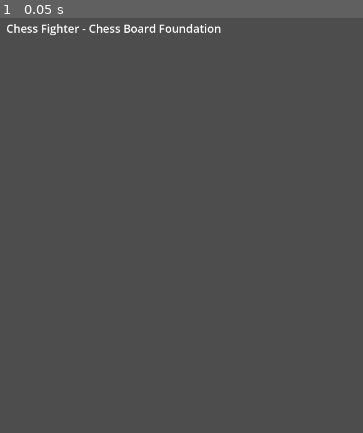
Above: before the commit, frame 1.
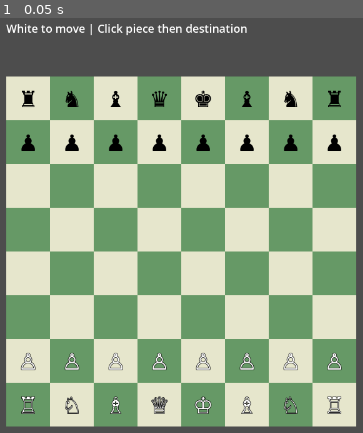
Above: after the commit, the same moment.

Repository: soapss/gamedev-sophiez-chess-fighter
Game: Godot game, scene res://src/scenes/Main.tscn
Two runs of this game, one before a commit and one after it. Both use one fixed random seed, a clock stepped at 60 frames per second and the inputs below.
Inputs:
- Up to frame 1 (0.05 s): no input

The runs differ from the first frame. In frame 1, 82% of the frame differs, in the area x 1-99%, y 1-99%.
Error before the commit: Parse Error: Could not resolve external class member "Color". (res://src/main.gd:15)

Commit message:
fix Godot 4.7: rename enum Color -> PieceColor (builtin conflict)
- Error at (4,1): The member 'Color' cannot have same name as builtin type in 4.7
- piece.gd: enum Color -> PieceColor
- Update all ChessPiece.Color references to ChessPiece.PieceColor
- Fix main.gd font_color overrides to use builtin Color.WHITE/BLACK not enum

Diff:
--- a/src/chess/board.gd
+++ b/src/chess/board.gd
@@ -23,29 +23,29 @@
 	_init_empty()
 	# Pawns
 	for x in range(8):
-		grid[1][x] = ChessPiece.new(ChessPiece.Type.PAWN, ChessPiece.Color.BLACK)
-		grid[6][x] = ChessPiece.new(ChessPiece.Type.PAWN, ChessPiece.Color.WHITE)
+		grid[1][x] = ChessPiece.new(ChessPiece.Type.PAWN, ChessPiece.PieceColor.BLACK)
+		grid[6][x] = ChessPiece.new(ChessPiece.Type.PAWN, ChessPiece.PieceColor.WHITE)
 	# Rooks
-	grid[0][0] = ChessPiece.new(ChessPiece.Type.ROOK, ChessPiece.Color.BLACK)
-	grid[0][7] = ChessPiece.new(ChessPiece.Type.ROOK, ChessPiece.Color.BLACK)
-	grid[7][0] = ChessPiece.new(ChessPiece.Type.ROOK, ChessPiece.Color.WHITE)
-	grid[7][7] = ChessPiece.new(ChessPiece.Type.ROOK, ChessPiece.Color.WHITE)
+	grid[0][0] = ChessPiece.new(ChessPiece.Type.ROOK, ChessPiece.PieceColor.BLACK)
+	grid[0][7] = ChessPiece.new(ChessPiece.Type.ROOK, ChessPiece.PieceColor.BLACK)
+	grid[7][0] = ChessPiece.new(ChessPiece.Type.ROOK, ChessPiece.PieceColor.WHITE)
+	grid[7][7] = ChessPiece.new(ChessPiece.Type.ROOK, ChessPiece.PieceColor.WHITE)
 	# Knights
-	grid[0][1] = ChessPiece.new(ChessPiece.Type.KNIGHT, ChessPiece.Color.BLACK)
-	grid[0][6] = ChessPiece.new(ChessPiece.Type.KNIGHT, ChessPiece.Color.BLACK)
-	grid[7][1] = ChessPiece.new(ChessPiece.Type.KNIGHT, ChessPiece.Color.WHITE)
-	grid[7][6] = ChessPiece.new(ChessPiece.Type.KNIGHT, ChessPiece.Color.WHITE)
+	grid[0][1] = ChessPiece.new(ChessPiece.Type.KNIGHT, ChessPiece.PieceColor.BLACK)
+	grid[0][6] = ChessPiece.new(ChessPiece.Type.KNIGHT, ChessPiece.PieceColor.BLACK)
+	grid[7][1] = ChessPiece.new(ChessPiece.Type.KNIGHT, ChessPiece.PieceColor.WHITE)
+	grid[7][6] = ChessPiece.new(ChessPiece.Type.KNIGHT, ChessPiece.PieceColor.WHITE)
 	# Bishops
-	grid[0][2] = ChessPiece.new(ChessPiece.Type.BISHOP, ChessPiece.Color.BLACK)
-	grid[0][5] = ChessPiece.new(ChessPiece.Type.BISHOP, ChessPiece.Color.BLACK)
-	grid[7][2] = ChessPiece.new(ChessPiece.Type.BISHOP, ChessPiece.Color.WHITE)
-	grid[7][5] = ChessPiece.new(ChessPiece.Type.BISHOP, ChessPiece.Color.WHITE)
+	grid[0][2] = ChessPiece.new(ChessPiece.Type.BISHOP, ChessPiece.PieceColor.BLACK)
+	grid[0][5] = ChessPiece.new(ChessPiece.Type.BISHOP, ChessPiece.PieceColor.BLACK)
+	grid[7][2] = ChessPiece.new(ChessPiece.Type.BISHOP, ChessPiece.PieceColor.WHITE)
+	grid[7][5] = ChessPiece.new(ChessPiece.Type.BISHOP, ChessPiece.PieceColor.WHITE)
 	# Queens
-	grid[0][3] = ChessPiece.new(ChessPiece.Type.QUEEN, ChessPiece.Color.BLACK)
-	grid[7][3] = ChessPiece.new(ChessPiece.Type.QUEEN, ChessPiece.Color.WHITE)
+	grid[0][3] = ChessPiece.new(ChessPiece.Type.QUEEN, ChessPiece.PieceColor.BLACK)
+	grid[7][3] = ChessPiece.new(ChessPiece.Type.QUEEN, ChessPiece.PieceColor.WHITE)
 	# Kings
-	grid[0][4] = ChessPiece.new(ChessPiece.Type.KING, ChessPiece.Color.BLACK)
-	grid[7][4] = ChessPiece.new(ChessPiece.Type.KING, ChessPiece.Color.WHITE)
+	grid[0][4] = ChessPiece.new(ChessPiece.Type.KING, ChessPiece.PieceColor.BLACK)
+	grid[7][4] = ChessPiece.new(ChessPiece.Type.KING, ChessPiece.PieceColor.WHITE)
 
 func get_piece(pos: Vector2i) -> ChessPiece:
 	if not _in_bounds(pos):
@@ -73,7 +73,7 @@
 	nb.white_to_move = white_to_move
 	return nb
 
-func find_king(color: ChessPiece.Color) -> Vector2i:
+func find_king(color: ChessPiece.PieceColor) -> Vector2i:
 	for y in range(8):
 		for x in range(8):
 			var p = grid[y][x]
@@ -100,7 +100,7 @@
 
 	match piece.type:
 		ChessPiece.Type.PAWN:
-			var dir = -1 if piece.color == ChessPiece.Color.WHITE else 1
+			var dir = -1 if piece.color == ChessPiece.PieceColor.WHITE else 1
 			if dy == dir and abs(dx) == 1:
 				return true
 			return false
@@ -122,7 +122,7 @@
 			return abs(dx) <=1 and abs(dy) <=1
 	return false
 
-func is_square_attacked(pos: Vector2i, by_color: ChessPiece.Color) -> bool:
+func is_square_attacked(pos: Vector2i, by_color: ChessPiece.PieceColor) -> bool:
 	for y in range(8):
 		for x in range(8):
 			var p = grid[y][x]
@@ -131,7 +131,7 @@
 					return true
 	return false
 
-func generate_pseudo_legal_moves(color: ChessPiece.Color) -> Array[ChessMove]:
+func generate_pseudo_legal_moves(color: ChessPiece.PieceColor) -> Array[ChessMove]:
 	var moves: Array[ChessMove] = []
 	for y in range(8):
 		for x in range(8):
@@ -149,8 +149,8 @@
 
 	match piece.type:
 		ChessPiece.Type.PAWN:
-			var dir = -1 if piece.color == ChessPiece.Color.WHITE else 1
-			var start_rank = 6 if piece.color == ChessPiece.Color.WHITE else 1
+			var dir = -1 if piece.color == ChessPiece.PieceColor.WHITE else 1
+			var start_rank = 6 if piece.color == ChessPiece.PieceColor.WHITE else 1
 
 			# forward 1
 			var one = Vector2i(x, y + dir)
@@ -253,8 +253,8 @@
 
 	return moves
 
-func _can_castle_kingside(color: ChessPiece.Color) -> bool:
-	var rank = 7 if color == ChessPiece.Color.WHITE else 0
+func _can_castle_kingside(color: ChessPiece.PieceColor) -> bool:
+	var rank = 7 if color == ChessPiece.PieceColor.WHITE else 0
 	var king_pos = Vector2i(4, rank)
 	var king = get_piece(king_pos)
 	if king == null or king.has_moved:
@@ -267,15 +267,15 @@
 	if get_piece(Vector2i(5,rank)) != null or get_piece(Vector2i(6,rank)) != null:
 		return false
 	# king not in check, and intermediate squares not attacked
-	var opp = ChessPiece.Color.BLACK if color==ChessPiece.Color.WHITE else ChessPiece.Color.WHITE
+	var opp = ChessPiece.PieceColor.BLACK if color==ChessPiece.PieceColor.WHITE else ChessPiece.PieceColor.WHITE
 	if is_square_attacked(king_pos, opp):
 		return false
 	if is_square_attacked(Vector2i(5,rank), opp) or is_square_attacked(Vector2i(6,rank), opp):
 		return false
 	return true
 
-func _can_castle_queenside(color: ChessPiece.Color) -> bool:
-	var rank = 7 if color == ChessPiece.Color.WHITE else 0
+func _can_castle_queenside(color: ChessPiece.PieceColor) -> bool:
+	var rank = 7 if color == ChessPiece.PieceColor.WHITE else 0
 	var king_pos = Vector2i(4, rank)
 	var king = get_piece(king_pos)
 	if king == null or king.has_moved:
@@ -286,14 +286,14 @@
 		return false
 	if get_piece(Vector2i(1,rank)) != null or get_piece(Vector2i(2,rank)) != null or get_piece(Vector2i(3,rank)) != null:
 		return false
-	var opp = ChessPiece.Color.BLACK if color==ChessPiece.Color.WHITE else ChessPiece.Color.WHITE
+	var opp = ChessPiece.PieceColor.BLACK if color==ChessPiece.PieceColor.WHITE else ChessPiece.PieceColor.WHITE
 	if is_square_attacked(king_pos, opp):
 		return false
 	if is_square_attacked(Vector2i(3,rank), opp) or is_square_attacked(Vector2i(2,rank), opp):
 		return false
 	return true
 
-func generate_legal_moves(color: ChessPiece.Color) -> Array[ChessMove]:
+func generate_legal_moves(color: ChessPiece.PieceColor) -> Array[ChessMove]:
 	var pseudo = generate_pseudo_legal_moves(color)
 	var legal: Array[ChessMove] = []
 	for m in pseudo:
@@ -302,7 +302,7 @@
 		var king_pos = copy.find_king(color)
 		if king_pos.x == -1:
 			continue
-		var opp = ChessPiece.Color.BLACK if color==ChessPiece.Color.WHITE else ChessPiece.Color.WHITE
+		var opp = ChessPiece.PieceColor.BLACK if color==ChessPiece.PieceColor.WHITE else ChessPiece.PieceColor.WHITE
 		if not copy.is_square_attacked(king_pos, opp):
 			legal.append(m)
 	return legal
@@ -314,7 +314,7 @@
 
 	# handle en passant capture
 	if move.is_en_passant:
-		var dir = -1 if piece.color == ChessPiece.Color.WHITE else 1
+		var dir = -1 if piece.color == ChessPiece.PieceColor.WHITE else 1
 		# Actually en passant target is the square moved to, captured pawn is behind
 		var captured_pos = Vector2i(move.to.x, move.to.y - dir)
 		set_piece(captured_pos, null)
@@ -357,7 +357,7 @@
 	if piece.type == ChessPiece.Type.PAWN and abs(move.to.y - move.from.y) == 2:
 		en_passant_target = Vector2i(move.from.x, (move.from.y + move.to.y)/2)
 
-func evaluate(color: ChessPiece.Color) -> int:
+func evaluate(color: ChessPiece.PieceColor) -> int:
 	var score = 0
 	for y in range(8):
 		for x in range(8):
@@ -367,30 +367,30 @@
 			var val = p.get_material_value()
 			# small positional bonus for pawns advancing
 			if p.type == ChessPiece.Type.PAWN:
-				var bonus = (7 - y) if p.color == ChessPiece.Color.WHITE else y
+				var bonus = (7 - y) if p.color == ChessPiece.PieceColor.WHITE else y
 				val += bonus * 5
-			if p.color == ChessPiece.Color.WHITE:
+			if p.color == ChessPiece.PieceColor.WHITE:
 				score += val
 			else:
 				score -= val
-	if color == ChessPiece.Color.WHITE:
+	if color == ChessPiece.PieceColor.WHITE:
 		return score
 	else:
 		return -score
 
-func is_check(color: ChessPiece.Color) -> bool:
+func is_check(color: ChessPiece.PieceColor) -> bool:
 	var kpos = find_king(color)
 	if kpos.x == -1:
 		return false
-	var opp = ChessPiece.Color.BLACK if color==ChessPiece.Color.WHITE else ChessPiece.Color.WHITE
+	var opp = ChessPiece.PieceColor.BLACK if color==ChessPiece.PieceColor.WHITE else ChessPiece.PieceColor.WHITE
 	return is_square_attacked(kpos, opp)
 
-func is_checkmate(color: ChessPiece.Color) -> bool:
+func is_checkmate(color: ChessPiece.PieceColor) -> bool:
 	if not is_check(color):
 		return false
 	return generate_legal_moves(color).size() == 0
 
-func is_stalemate(color: ChessPiece.Color) -> bool:
+func is_stalemate(color: ChessPiece.PieceColor) -> bool:
 	if is_check(color):
 		return false
 	return generate_legal_moves(color).size() == 0
--- a/src/chess/piece.gd
+++ b/src/chess/piece.gd
@@ -1,13 +1,13 @@
 class_name ChessPiece
 
 enum Type { PAWN, KNIGHT, BISHOP, ROOK, QUEEN, KING }
-enum Color { WHITE, BLACK }
+enum PieceColor { WHITE, BLACK }
 
 var type: Type
-var color: Color
+var color: PieceColor
 var has_moved: bool = false
 
-func _init(p_type: Type = Type.PAWN, p_color: Color = Color.WHITE):
+func _init(p_type: Type = Type.PAWN, p_color: PieceColor = PieceColor.WHITE):
 	type = p_type
 	color = p_color
 
@@ -22,7 +22,7 @@
 	return "?"
 
 func get_unicode_char() -> String:
-	if color == Color.WHITE:
+	if color == PieceColor.WHITE:
 		match type:
 			Type.KING: return "♔"
 			Type.QUEEN: return "♕"
--- a/src/main.gd
+++ b/src/main.gd
@@ -12,7 +12,7 @@
 var board_buttons: Array = [] # [y][x] buttons
 var piece_labels: Array = [] # [y][x] labels
 
-var current_turn: ChessPiece.Color = ChessPiece.Color.WHITE
+var current_turn: ChessPiece.PieceColor = ChessPiece.PieceColor.WHITE
 
 @onready var status_label: Label = $StatusLabel
 @onready var board_container: Control = $BoardContainer
@@ -71,8 +71,8 @@
 				lbl.text = ""
 			else:
 				lbl.text = piece.get_unicode_char()
-				lbl.add_theme_color_override("font_color", Color.WHITE if piece.color==ChessPiece.Color.WHITE else Color.BLACK)
-				if piece.color == ChessPiece.Color.WHITE:
+				lbl.add_theme_color_override("font_color", Color.WHITE if piece.color==ChessPiece.PieceColor.WHITE else Color.BLACK)
+				if piece.color == ChessPiece.PieceColor.WHITE:
 					lbl.add_theme_color_override("font_outline_color", Color.BLACK)
 					lbl.add_theme_constant_override("outline_size", 3)
 				else:
@@ -131,7 +131,7 @@
 			selected_pos = Vector2i(-1,-1)
 			legal_moves_for_selected = []
 			# Switch turn
-			current_turn = ChessPiece.Color.BLACK if current_turn==ChessPiece.Color.WHITE else ChessPiece.Color.WHITE
+			current_turn = ChessPiece.PieceColor.BLACK if current_turn==ChessPiece.PieceColor.WHITE else ChessPiece.PieceColor.WHITE
 			_refresh_board_visuals()
 			_update_status()
 		else:
@@ -142,13 +142,13 @@
 func _update_status():
 	if board == null:
 		return
-	var t = "White" if current_turn==ChessPiece.Color.WHITE else "Black"
+	var t = "White" if current_turn==ChessPiece.PieceColor.WHITE else "Black"
 	var check = board.is_check(current_turn)
 	var mate = board.is_checkmate(current_turn)
 	var stale = board.is_stalemate(current_turn)
 	var msg = "%s to move | " % t
 	if mate:
-		msg += "CHECKMATE! %s wins!" % ("Black" if current_turn==ChessPiece.Color.WHITE else "White")
+		msg += "CHECKMATE! %s wins!" % ("Black" if current_turn==ChessPiece.PieceColor.WHITE else "White")
 	elif stale:
 		msg += "STALEMATE - Draw!"
 	elif check:
